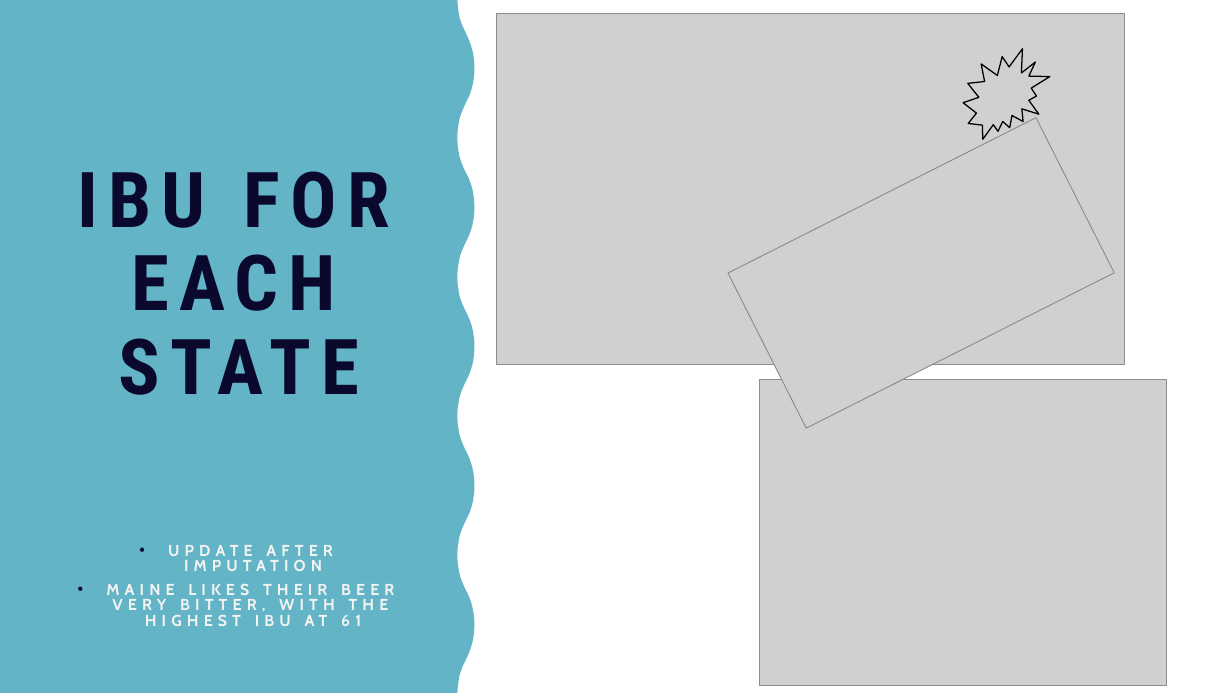
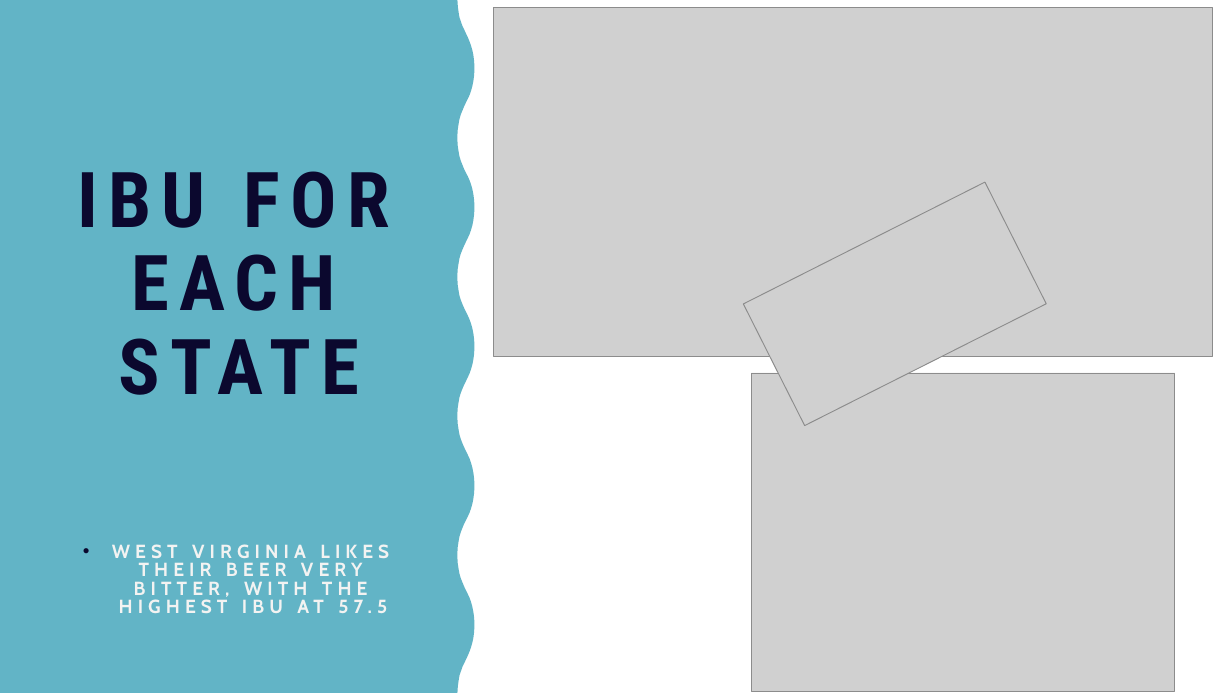
Before and after one commit to mattfarrow1/6306-project-1, a slide deck: slide 6 of docs/Matt_Farrow_Megan_Ball_DS6306_EDA.pptx. Drawn at 1232x693 pixels with LibreOffice and Linux fonts; fonts in the diff are those of the drawing; grey boxes stand for pictures. Boxes give left, top, right and bottom in pixels: in the first picture for what was removed or moved away, otherwise in the second. Text is boxed around its words. In the diff, an @@ line names an element or a change of style, - is before the commit and + after.

```diff
--- a/docs/Matt_Farrow_Megan_Ball_DS6306_EDA.pptx
+++ b/docs/Matt_Farrow_Megan_Ball_DS6306_EDA.pptx
@@ picture: place and size @@
-picture at [496, 14, 1125, 365]
+picture at [494, 7, 1213, 356]
@@ irregular seal removed at [963, 49, 1050, 140] @@
@@ picture: place and size @@
-picture at [728, 117, 1114, 428]
+picture at [744, 182, 1047, 425]
@@ picture: place and size @@
-picture at [760, 380, 1167, 686]
+picture at [751, 373, 1175, 691]
@@ text at [112, 544, 389, 613]: text changed; size 12.4 to 14.8 pt @@
-• UPDATE AFTER IMPUTATION
-• MAINE LIKES THEIR BEER VERY BITTER, WITH THE HIGHEST IBU AT 61
+• WEST VIRGINIA LIKES THEIR BEER VERY BITTER, WITH THE HIGHEST IBU AT 57.5
```
Also in this commit, not shown: 1 other slide changed, 1 other file.
